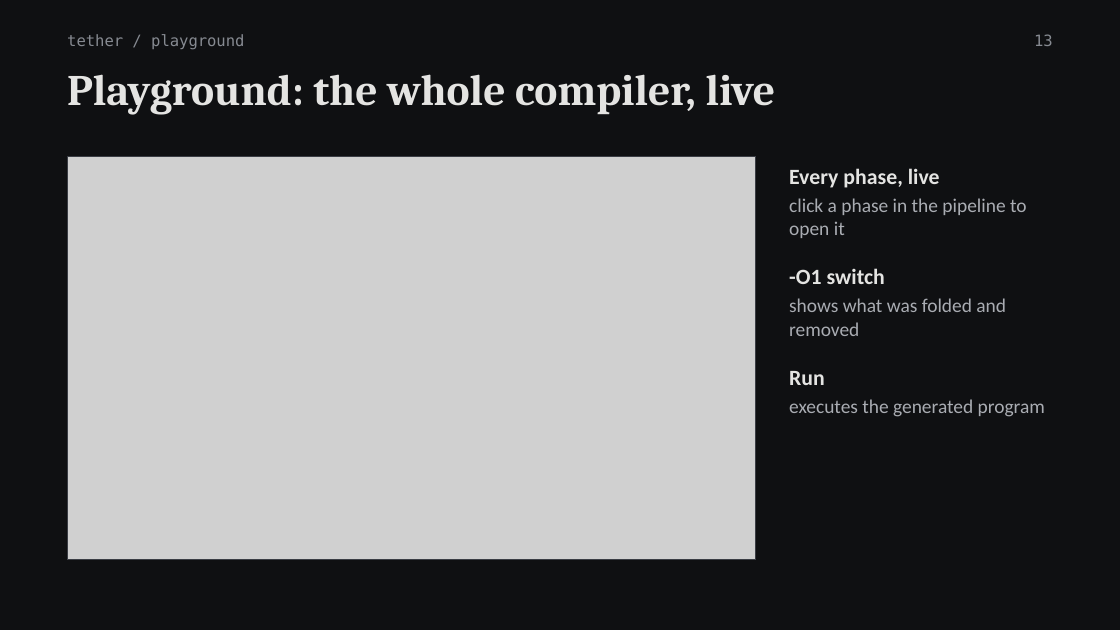
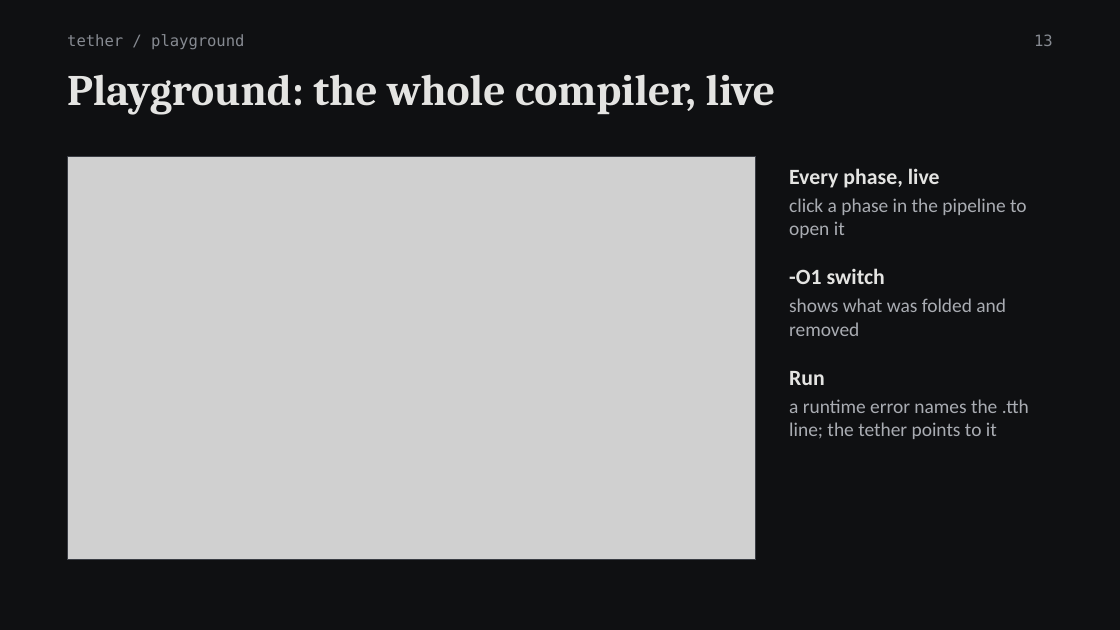
Before and after one commit to Antra1705/tether, a slide deck: slide 13 of docs/Tether-Review3-Presentation.pptx. Drawn at 1120x630 pixels with LibreOffice and Linux fonts; fonts in the diff are those of the drawing; grey boxes stand for pictures. Boxes give left, top, right and bottom in pixels: in the first picture for what was removed or moved away, otherwise in the second. Text is boxed around its words. In the diff, an @@ line names an element or a change of style, - is before the commit and + after.

```diff
--- a/docs/Tether-Review3-Presentation.pptx
+++ b/docs/Tether-Review3-Presentation.pptx
@@ text at [789, 399, 1029, 439]: text changed @@
-executes the generated program
+a runtime error names the .tth line; the tether points to it
```
Also in this commit, not shown: 3 other slides changed, 54 other files.
